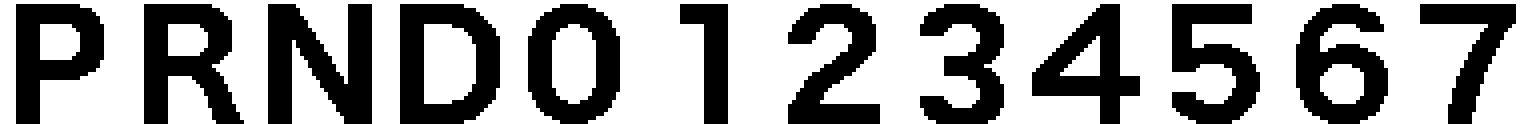
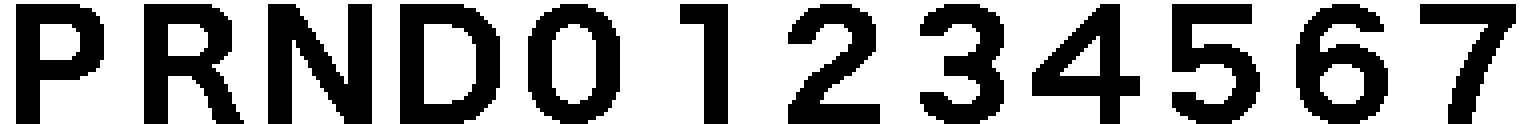
Layered file, before and after one edit (1536×124). Changes by layer:
painted on "things" over [920, 64, 1004, 124]
